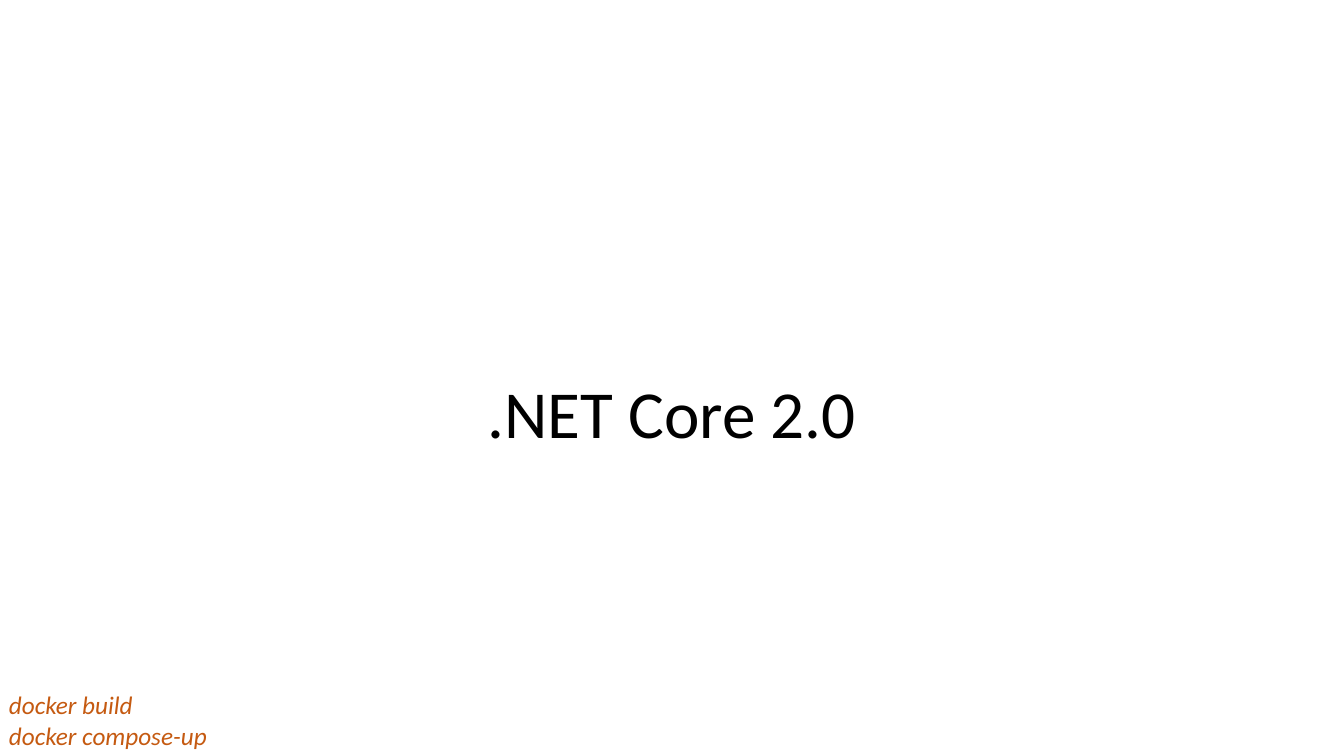
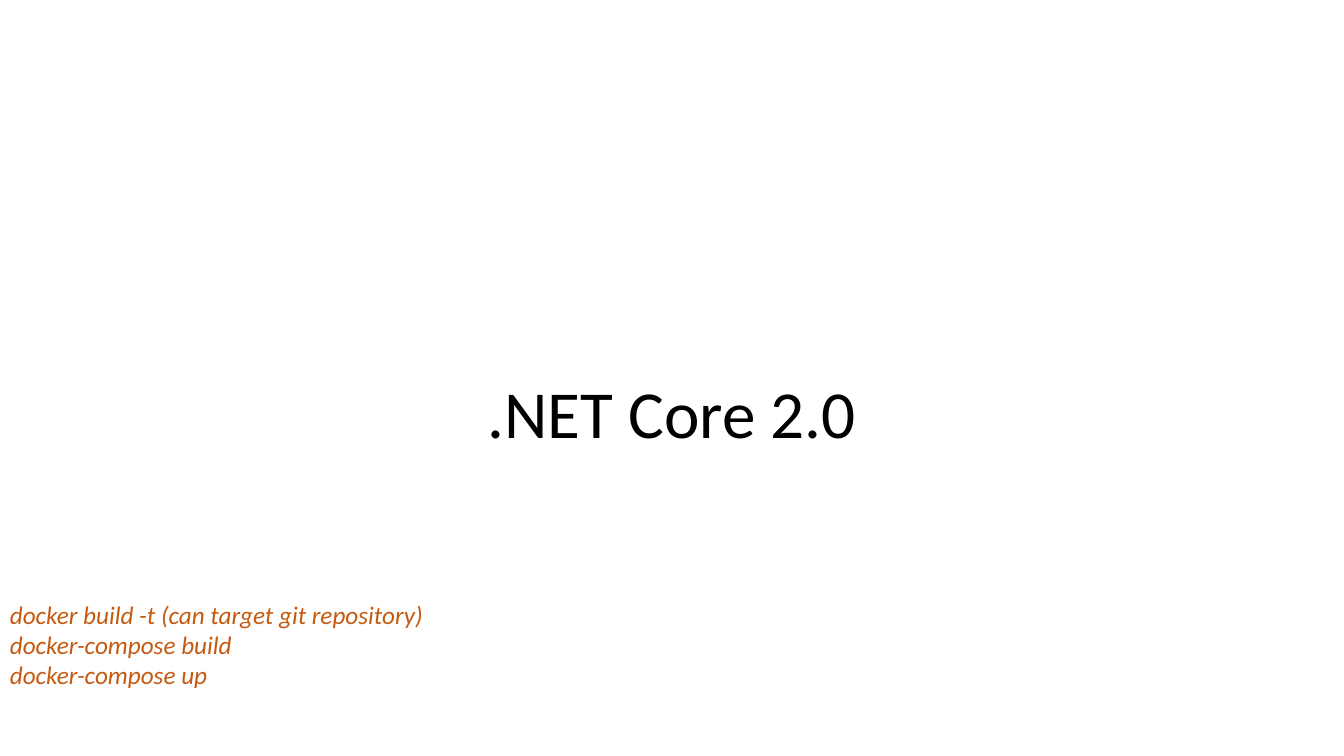
Before and after one commit to ERNICommunity/ESK-EPD-2018-Docker, a slide deck: slide 12 of src/_data/docker.pptx. Drawn at 1344x756 pixels with LibreOffice and Linux fonts; fonts in the diff are those of the drawing. Boxes give left, top, right and bottom in pixels: in the first picture for what was removed or moved away, otherwise in the second. Text is boxed around its words. In the diff, an @@ line names an element or a change of style, - is before the commit and + after.

Commit message:
update docker intro presentation

```diff
--- a/src/_data/docker.pptx
+++ b/src/_data/docker.pptx
@@ text at <box>10,605,423,688</box>: text changed @@
-docker build
-docker compose-up
+docker build -t (can target git repository)
+docker-compose build
+docker-compose up
```
Also in this commit, not shown: 5 other slides changed, 1 slide added.
